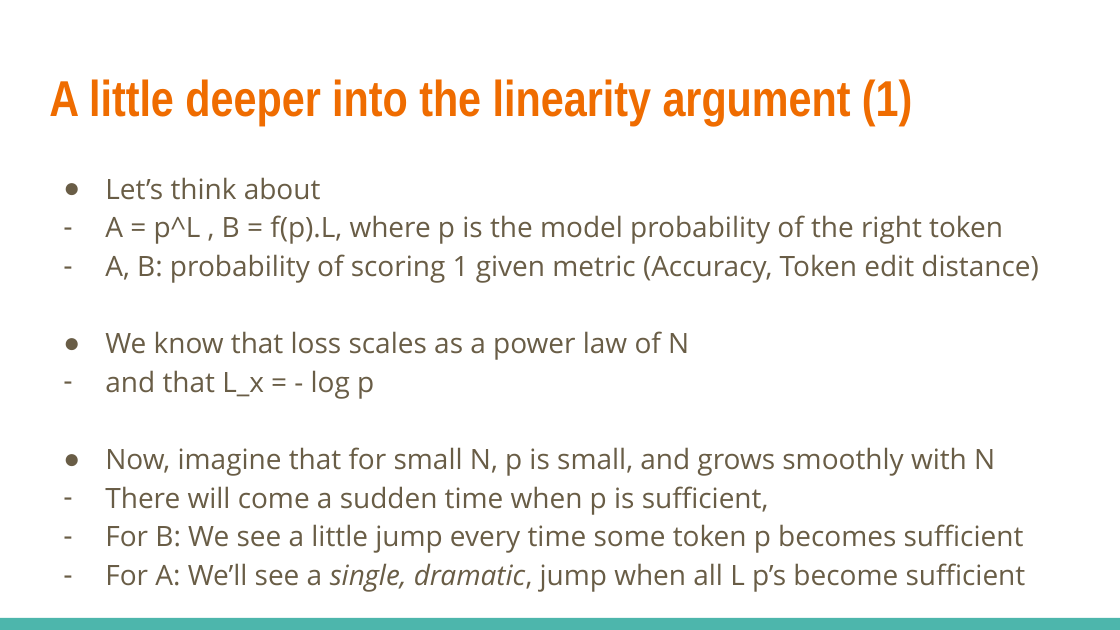
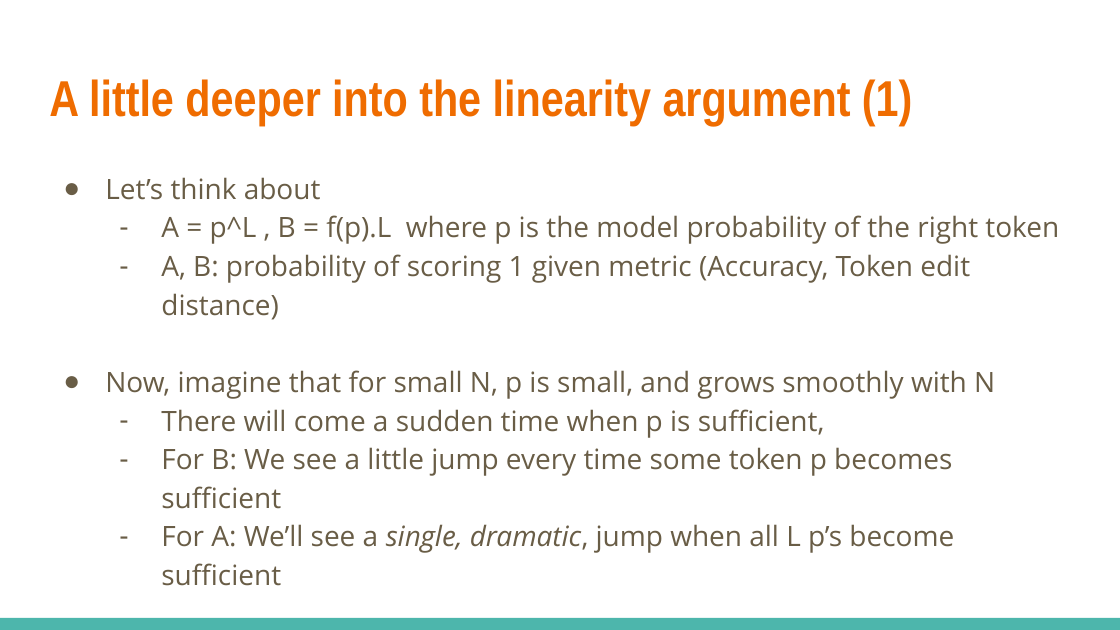
Before and after one commit to JHU-CLSP/csci-601-771-self-supervised-models, a slide deck: slide 10 of fa2024/files/presentations/9-19-EmergentAbility-Zhong-Bafna.pptx. Drawn at 1120x630 pixels with LibreOffice and Linux fonts; fonts in the diff are those of the drawing. Boxes give left, top, right and bottom in pixels: in the first picture for what was removed or moved away, otherwise in the second. Text is boxed around its words. In the diff, an @@ line names an element or a change of style, - is before the commit and + after.

```diff
--- a/fa2024/files/presentations/9-19-EmergentAbility-Zhong-Bafna.pptx
+++ b/fa2024/files/presentations/9-19-EmergentAbility-Zhong-Bafna.pptx
@@ text at [161, 215, 1059, 244]: text changed @@
-– A = p^L , B = f(p).L, where p is the model probability of the right token
+– A = p^L , B = f(p).L where p is the model probability of the right token
@@ text at [161, 254, 970, 586]: indent changed @@
@@ text at [105, 331, 689, 399]: paragraphs removed @@
-● We know that loss scales as a power law of N
-– and that L_x = - log p
```
Also in this commit, not shown: 12 other slides changed, 18 slides added, 5 slides removed, 1 other file.
